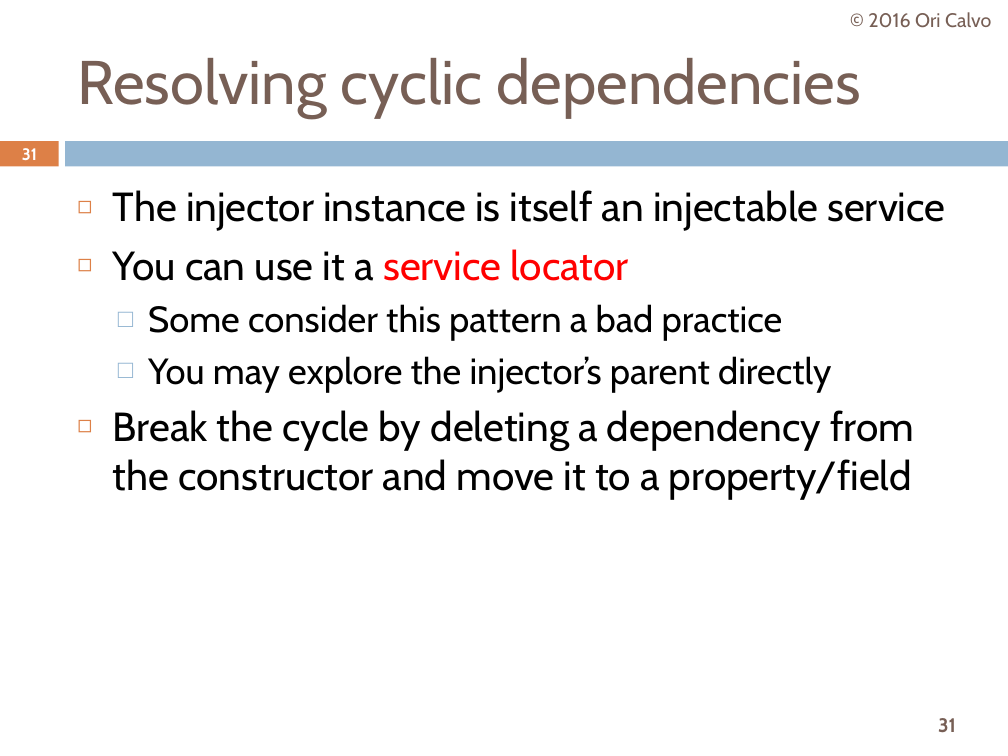
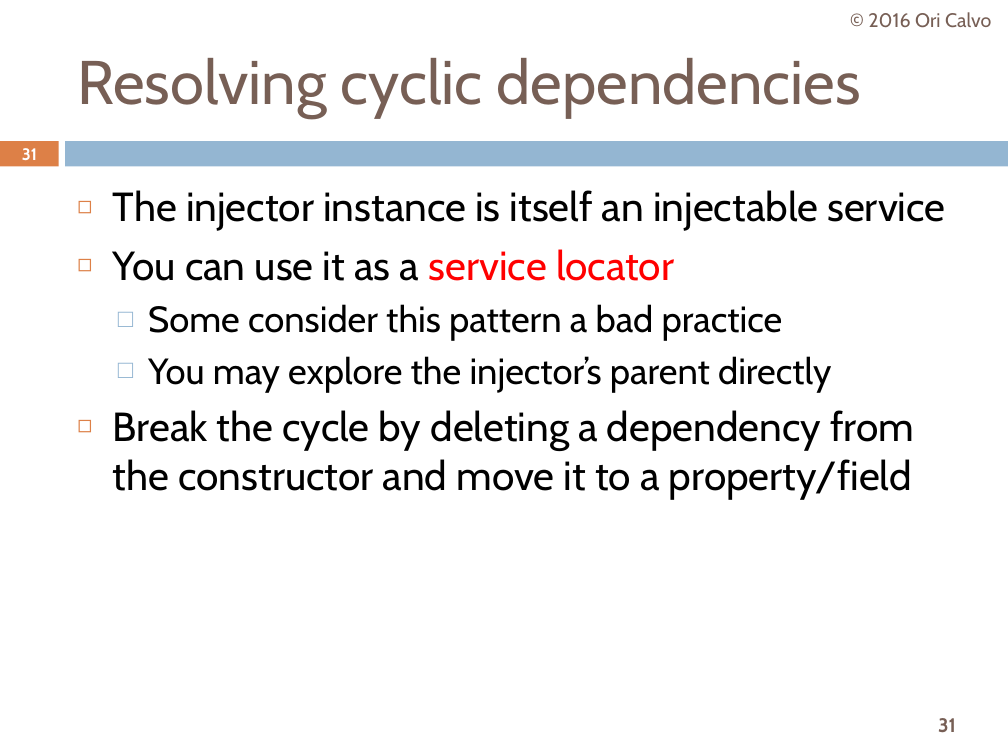
Before and after one commit to oricalvo/course-angular, a slide deck: slide 31 of PPTs/03 Dependency Injection.pptx. Drawn at 1008x756 pixels with LibreOffice and Linux fonts; fonts in the diff are those of the drawing. Boxes give left, top, right and bottom in pixels: in the first picture for what was removed or moved away, otherwise in the second. Text is boxed around its words. In the diff, an @@ line names an element or a change of style, - is before the commit and + after.

```diff
--- a/PPTs/03 Dependency Injection.pptx
+++ b/PPTs/03 Dependency Injection.pptx
@@ text at [113, 249, 674, 281]: text changed; text colour #FF0000 to #000000 @@
-◻ You can use it a service locator
+◻ You can use it as a service locator
```
Also in this commit, not shown: 1 other slide changed, 17 other files.
